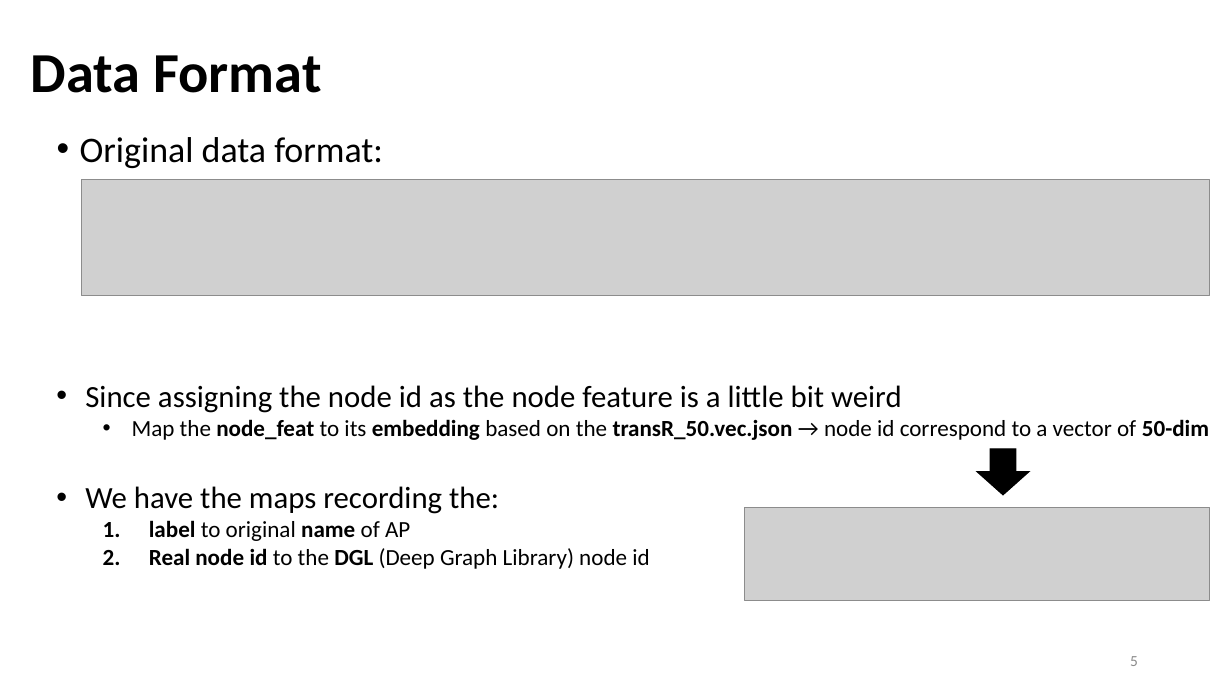
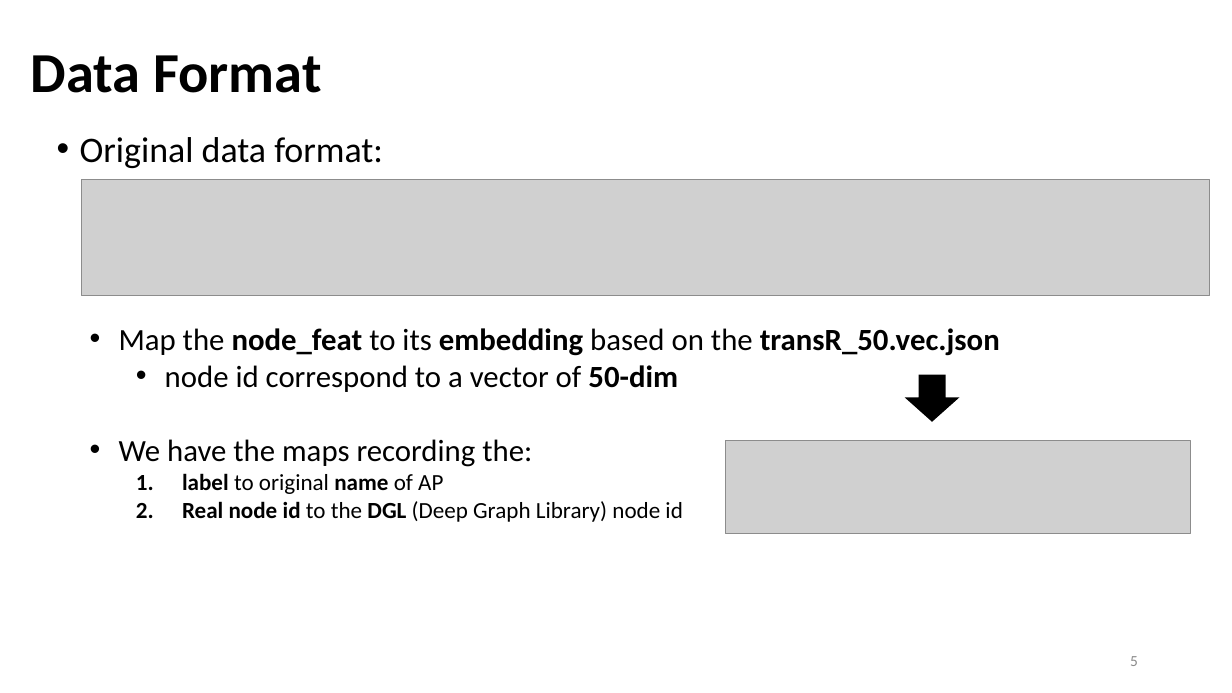
Before and after one commit to Bai1026/Intern-IIS, a slide deck: slide 5 of Meeting/Presentation_0816.pptx. Drawn at 1232x693 pixels with LibreOffice and Linux fonts; fonts in the diff are those of the drawing; grey boxes stand for pictures. Boxes give left, top, right and bottom in pixels: in the first picture for what was removed or moved away, otherwise in the second. Text is boxed around its words. In the diff, an @@ line names an element or a change of style, - is before the commit and + after.

```diff
--- a/Meeting/Presentation_0816.pptx
+++ b/Meeting/Presentation_0816.pptx
@@ text "Map the node_feat to its ...": place and size @@
-text "Map the node_feat to its ..." at <box>85,385,1209,569</box>
+text "Map the node_feat to its ..." at <box>119,328,1000,522</box>
@@ text at <box>119,328,1000,392</box>: text changed; size 18 to 24 pt @@
-• Since assigning the node id as the node feature is a little bit weird
-  • Map the node_feat to its embedding based on the transR_50.vec.json → node id correspond to a vector of 50-dim
+• Map the node_feat to its embedding based on the transR_50.vec.json
+  • node id correspond to a vector of 50-dim
@@ down arrow: place and size @@
-down arrow at <box>978,449,1030,495</box>
+down arrow at <box>907,375,958,421</box>
@@ picture: place and size @@
-picture at <box>745,507,1210,601</box>
+picture at <box>726,441,1190,534</box>
```
Also in this commit, not shown: 4 other slides changed, 14 other files.
